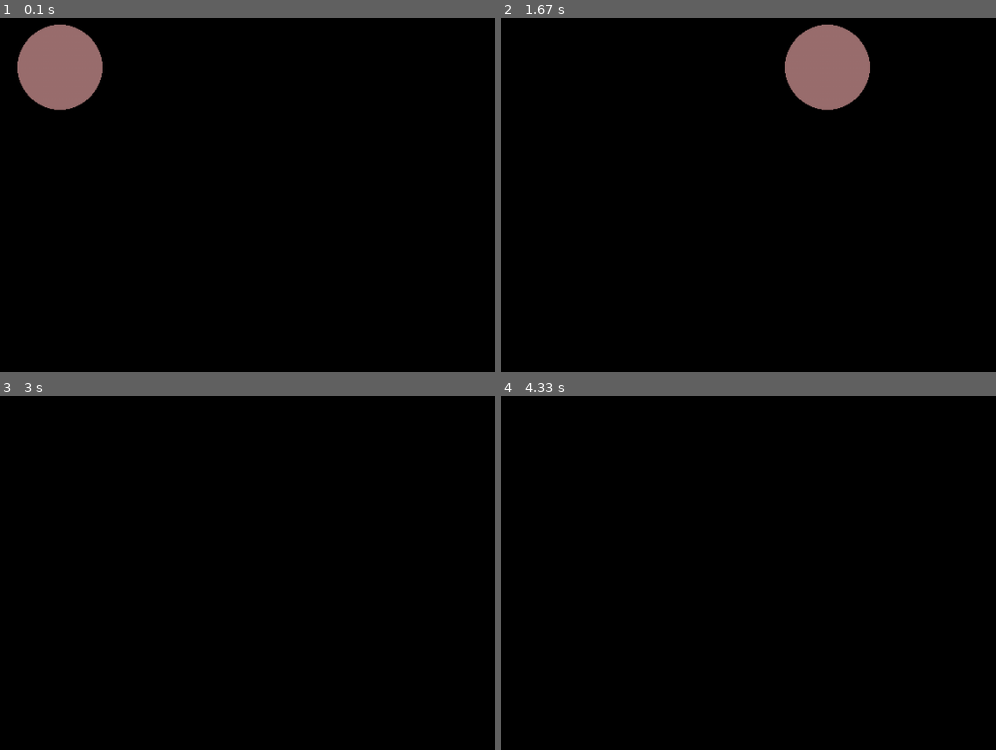
Above: before the commit, frames 1-4 (two rows, left to right).
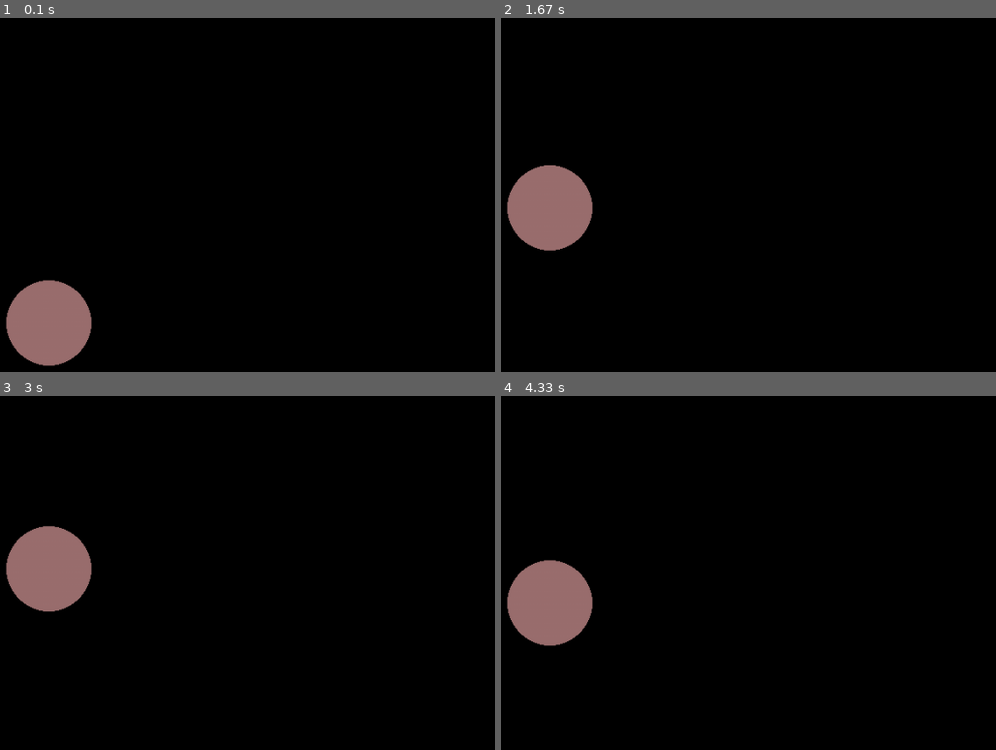
Above: after the commit, the same moments.

Repository: UCLL-introproject-2526/projectweek-cameliongang
Game: pygame game, started from app.py
Two runs of this game, one before a commit and one after it. Both use one fixed random seed, a clock stepped at 60 frames per second and the inputs below.
Inputs:
- Up to frame 1 (0.1 s): no input
- Up to frame 2 (1.67 s): hold Up 0.33-0.8 s; hold Down 0.83-1.13 s; hold Up 1.17-1.53 s; hold Down from 1.57 s (still down)
- Up to frame 3 (3 s): release Down at 1.93 s; hold Up 1.97-2.27 s; hold Down 2.3-2.6 s; hold Up from 2.63 s (still down)
- Up to frame 4 (4.33 s): release Up at 3 s; hold Down 3.03-3.4 s; hold Up 3.43-3.73 s; hold Down 3.77-4.07 s; hold Up from 4.1 s (still down)

The runs differ from the first frame. In frame 1, 6.6% of the frame differs, in the area x 1-21%, y 1-99%; in frame 2, 6.6%; in frame 3, 3.3%; in frame 4, 3.3%.

Commit message:
basic movememnt

Diff:
--- a/app.py
+++ b/app.py
@@ -9,18 +9,22 @@
 class State:
     def __init__(self):
         self.x_circle = 0
+        self.y_circle = 0
 
-    def update_pos(self, x):
+    def update_pos_x(self, x):
         self.x_circle+=x
+
+    def update_pos_y(self, y):
+        self.y_circle +=y
+
 
     def render_frame(self, surface):
         pygame.draw.rect(surface, (0,0,0,),(0,0,1024,768),)
-        pygame.draw.circle(surface, (155, 111, 111), (self.x_circle, 200), 50)
+        pygame.draw.circle(surface, (155, 111, 111), (self.x_circle, self.y_circle), 50)
         flip()
 
 
 # Tuple representing width and height in pixels
-
 def create_main_surface():
     screen_size = (1024, 768)
     # Create window with given size
@@ -29,6 +33,7 @@
 def main():
     pos_state=State()
     pos_state.x_circle = 500
+    pos_state.y_circle = 500
 
     clock = pygame.time.Clock()
     speed = 200   # pixles per seconde
@@ -39,12 +44,23 @@
         dt = clock.tick(60)/1000 #seconds per frame
 
         pos_state.render_frame(surface)
-        pos_state.update_pos(speed * dt)
+        #
+
+
 
         # Basic event handling to keep the window responsive (best practice)
         for event in pygame.event.get():
             if event.type == pygame.QUIT:
                 return
 
+
+        # Check pressed keys outside the event loop
+        keys = pygame.key.get_pressed()
+        if keys[pygame.K_UP]:          # ⬆️ Up arrow key
+            pos_state.update_pos_y(-5)
+        if keys[pygame.K_DOWN]:        # ⬇️ Down arrow key
+            pos_state.update_pos_y(5)
+
+
 if __name__ == "__main__":
     main()
